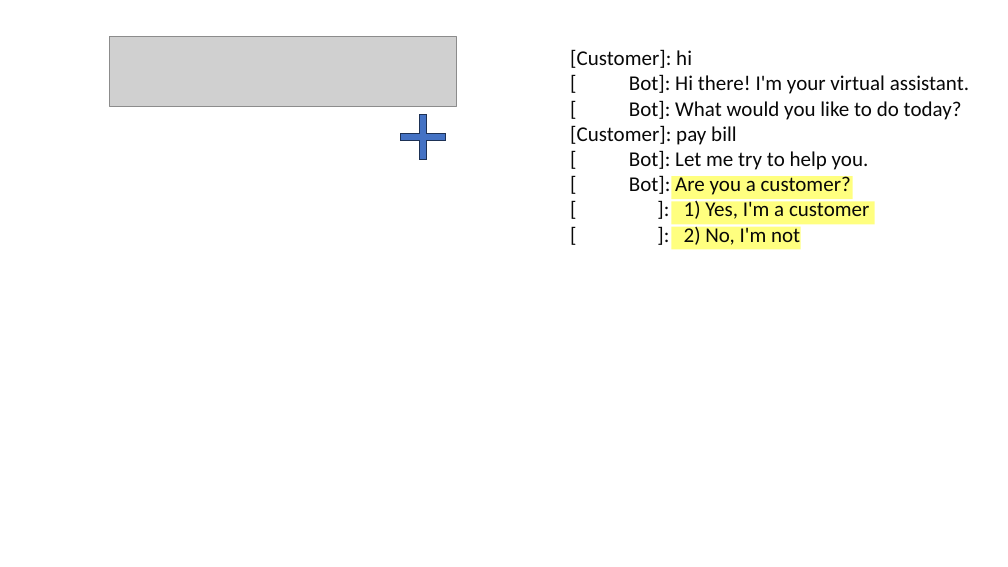
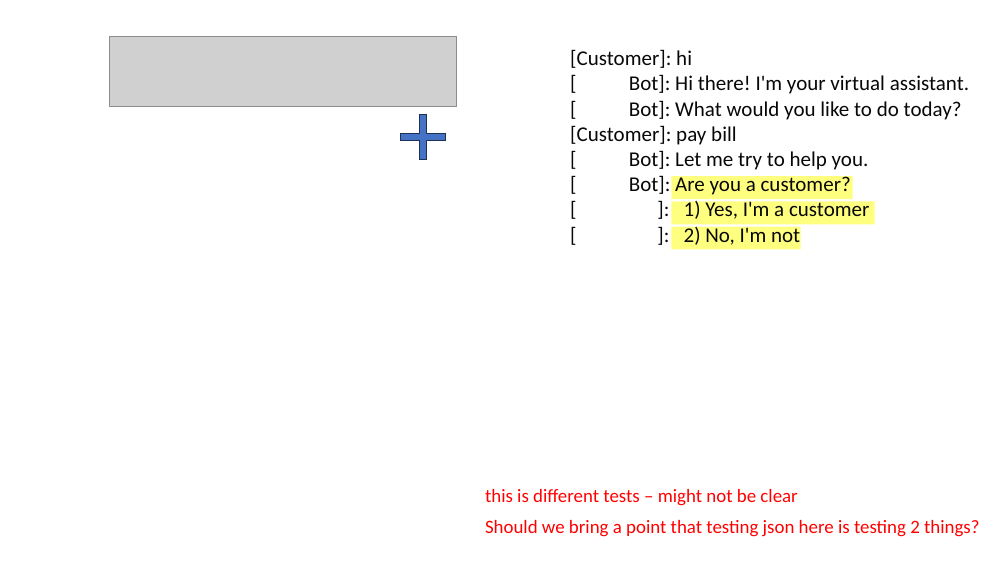
Before and after one commit to LearnWithLlew/TestingBetterWithApprovals.Slides, a slide deck: slide 21 of slides/Testing Better with Approvals.pptx. Drawn at 1008x567 pixels with LibreOffice and Linux fonts; fonts in the diff are those of the drawing; grey boxes stand for pictures. Boxes give left, top, right and bottom in pixels: in the first picture for what was removed or moved away, otherwise in the second. Text is boxed around its words. In the diff, an @@ line names an element or a change of style, - is before the commit and + after.

```diff
--- a/slides/Testing Better with Approvals.pptx
+++ b/slides/Testing Better with Approvals.pptx
@@ text added at <box>485,489,797,506</box>, 18 pt, text #FF0000 @@
+this is different tests – might not be clear
@@ text added at <box>485,520,979,537</box>, 18 pt, text #FF0000 @@
+Should we bring a point that testing json here is testing 2 things?
```
Also in this commit, not shown: 3 other slides changed, 1 slide added, 1 slide removed.
